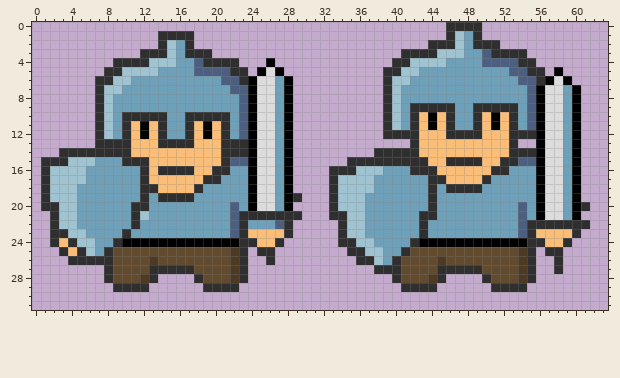
Pixel-art sprite -- sprites/human_warrior_idle.png. Above, as it was before the edit.
The file is 64x32 pixels.
After:
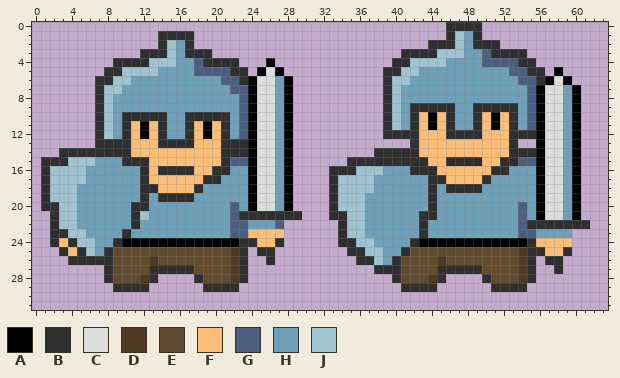
Palette (. is transparent): A #000000  B #2f2f2f  C #dcdcdc  D #4e3a24  E #624a2e  F #fabe78  G #4c5f80  H #6ea0b9  J #a0c3d2
Edits made:
@@ x 21..63 @@
 18 HHHACCHA....BJJJJHHHHHHBHBBBBHHHHHHACCHA...
-19 HHHACCHAB...BJJJHHHHHHHBHHHHHHHHHHHACCHA...
-20 HGHACCHA....BJJJHHHHHHHBHHHHHHHHHGHACCHAB..
+19 HHHACCHA....BJJJHHHHHHHBHHHHHHHHHHHACCHA...
+20 HGHACCHA....BJJJHHHHHHHBHHHHHHHHHGHACCHA...
 21 HGBBBBBBB...BBJJHHHHHHBBHHHHHHHHHGHACCHA...
-22 HGBHHHGB.....BJJHHHHHHBHHHHHHHHHHGBBBBBBB..
-23 HGBFFFFB.....BJJHHHHHHBHHHHHHHHHHGBFFFFB...
-24 AABBFFB......BBJJHHHHBAAAAAAAAAAAABBFFB....
-25 EDB.BB........BBJJHHBEEEEEEEEEEEEDB.BB.....
-26 EDB..B.........BBJHBEEEEDEEEEEEEEDB..B.....
+22 HGGHHHG......BJJHHHHHHBHHHHHHHHHHGBBBBBBB..
+23 HGGFFFF......BJJHHHHHHBHHHHHHHHHHGGHHHH....
+24 AABBFFB......BBJJHHHHBAAAAAAAAAAAABFFFF....
+25 EDB.BB........BBJJHHBEEEEEEEEEEEEDBBFFB....
+26 EDB..B.........BBJHBEEEEDEEEEEEEEDB.BB.....
 27 EDB..............BBBEEEEBBBBBEEEEDB..B.....
